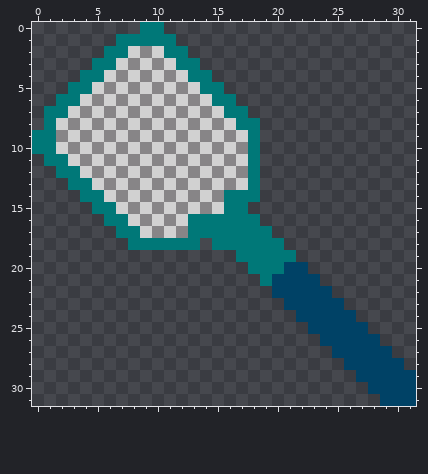
Pixel-art sprite: resource/flyswatter32.png. Above, as it was before the edit.
The file is 32x32 pixels.
Once edited:
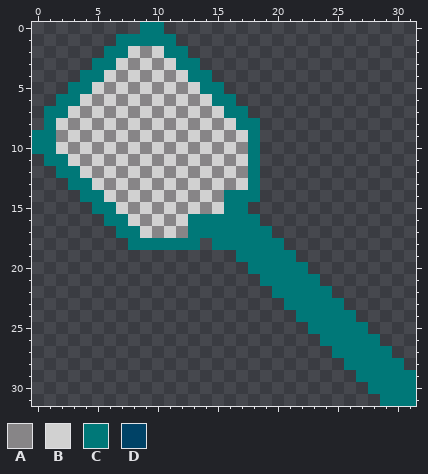
Palette (. is transparent): A #878587  B #d1d1d1  C #007878  D #004266
The edit:
{"y":20,"x":21,"old":"DD","new":"CC"}
{"y":21,"x":20,"old":"DDDD","new":"CCCC"}
{"y":22,"x":20,"old":"DDDDD","new":"CCCCC"}
{"y":23,"x":21,"old":"DDDDD","new":"CCCCC"}
{"y":24,"x":22,"old":"DDDDD","new":"CCCCC"}
{"y":25,"x":23,"old":"DDDDD","new":"CCCCC"}
{"y":26,"x":24,"old":"DDDDD","new":"CCCCC"}
{"y":27,"x":25,"old":"DDDDD","new":"CCCCC"}
{"y":28,"x":26,"old":"DDDDD","new":"CCCCC"}
{"y":29,"x":27,"old":"DDDDD","new":"CCCCC"}
{"y":30,"x":28,"old":"DDDD","new":"CCCC"}
{"y":31,"x":29,"old":"DDD","new":"CCC"}
